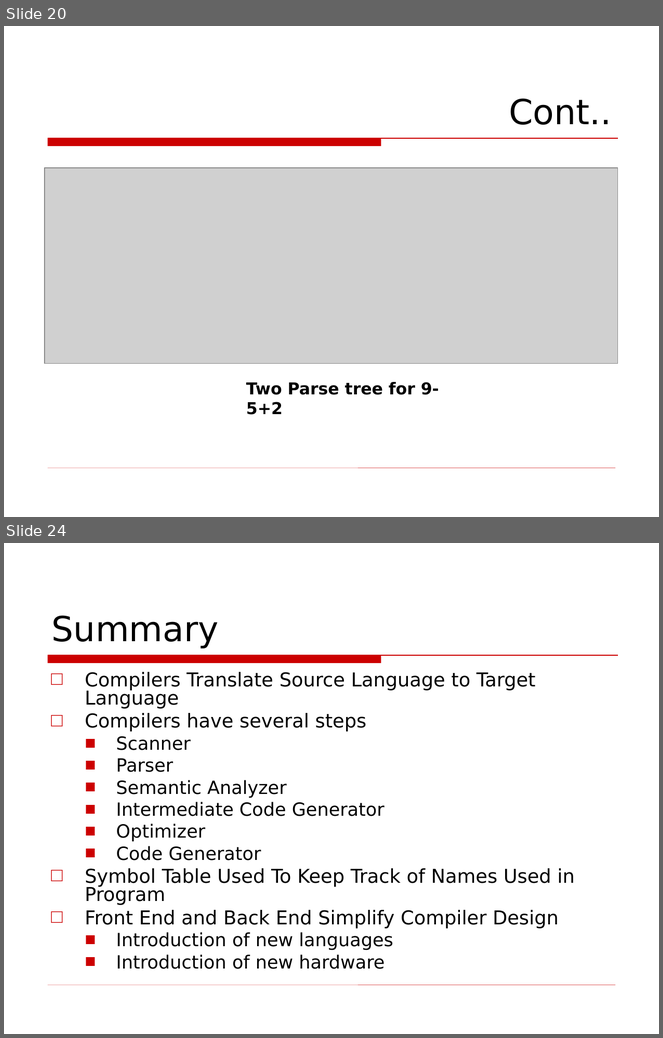
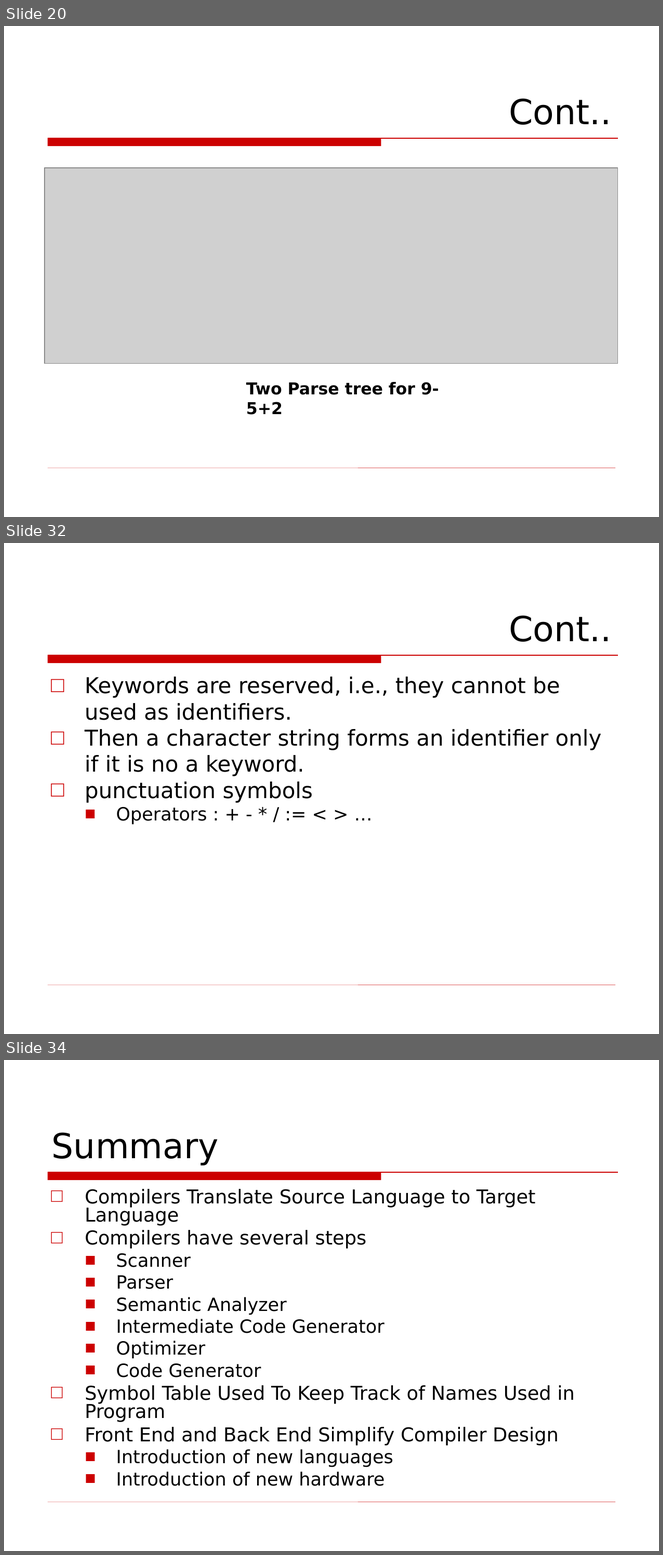
Before and after one commit to Fuuast-BSCS/Compiler-Construction, a slide deck: Compiler-02.ppt. Shown one above the other, each under a label of ours: slides 20 and 24 before the commit, slides 20, 32 and 34 after it; the slides between them are not shown. The pictures are 663x1038 and 663x1555 pixels, drawn with LibreOffice and Linux fonts; fonts in the diff are those of the drawing; grey boxes stand for pictures; background and template pictures are left out. Boxes give left, top, right and bottom in pixels: in the first picture for what was removed or moved away, otherwise in the second. Text is boxed around its words. In the diff, an @@ line names an element or a change of style, - is before the commit and + after.

```diff
--- a/Compiler-02.ppt
+++ b/Compiler-02.ppt
@@ slide 32 added at (4, 543, 659, 1034), background picture (left out); not listed: 2 template elements that a slide beside it also shows @@
@@ title added at (509, 615, 612, 642), 38 pt, text #000000 @@
+Cont..
@@ text added at (85, 677, 602, 825), 24 pt, text #000000 @@
+□ Keywords are reserved, i.e., they cannot be used as identifiers.
+□ Then a character string forms an identifier only if it is no a keyword.
+□ punctuation symbols
+  ■ Operators : + - * / := < > …
@@ what was slide 24 is now slide 34 @@
```
Also in this commit, not shown: 2 slides changed, 12 other slides added, 3 slides removed.
